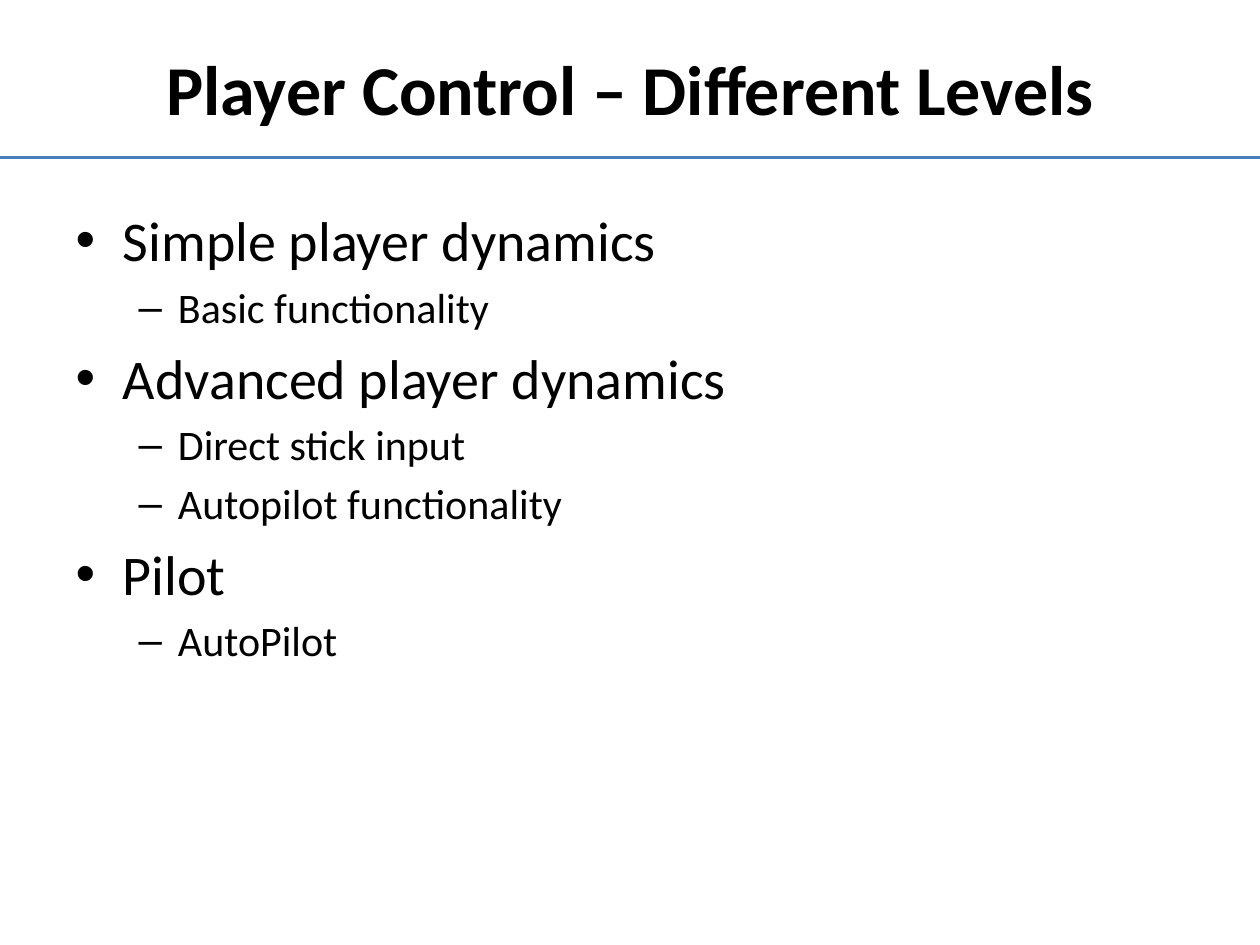
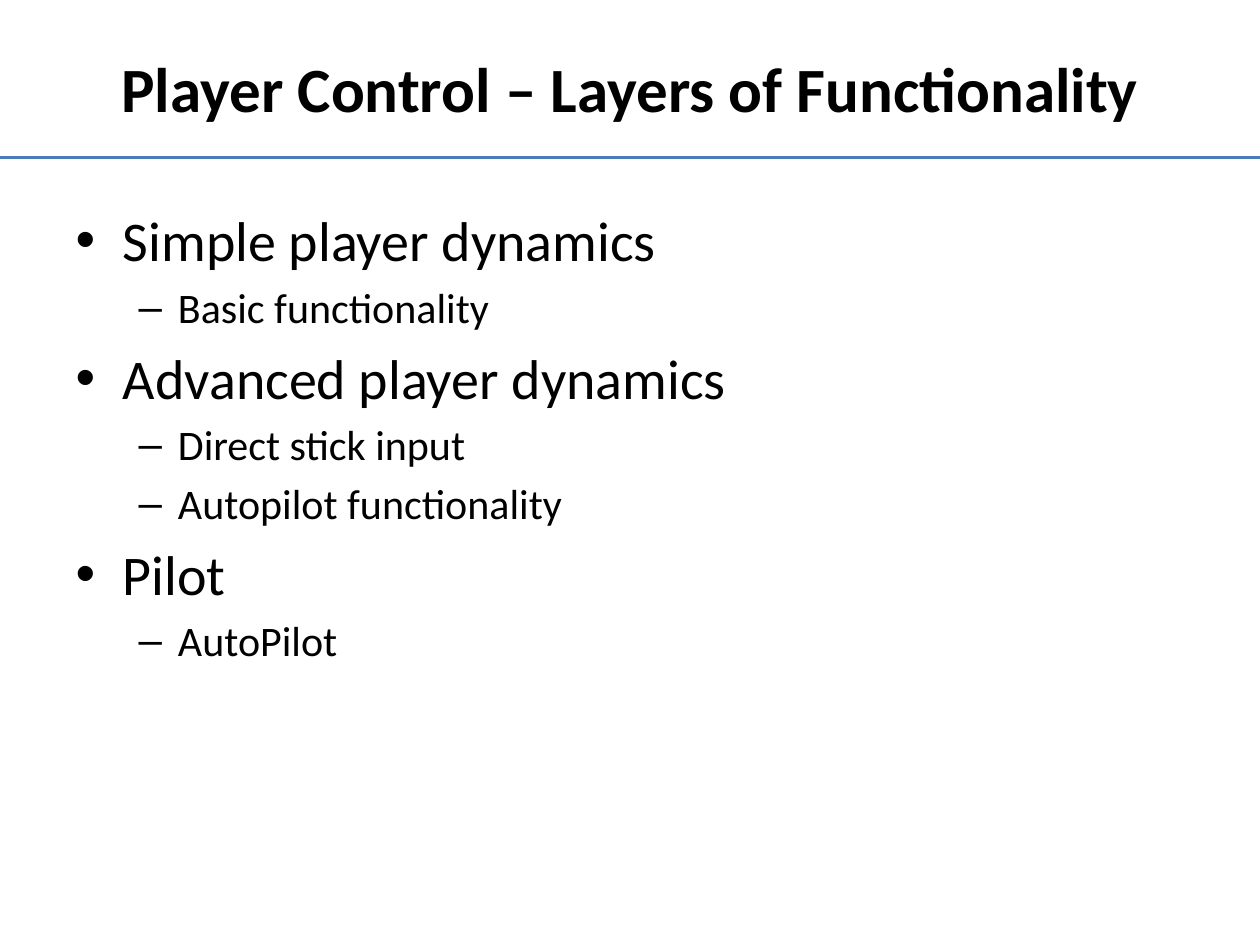
Before and after one commit to doughodson/OpenEaagles, a slide deck: slide 2 of doc/player-agent.pptx. Drawn at 1260x945 pixels with LibreOffice and Linux fonts; fonts in the diff are those of the drawing. Boxes give left, top, right and bottom in pixels: in the first picture for what was removed or moved away, otherwise in the second. Text is boxed around its words. In the diff, an @@ line names an element or a change of style, - is before the commit and + after.

```diff
--- a/doc/player-agent.pptx
+++ b/doc/player-agent.pptx
@@ title at (121,67,1138,122): text changed; size 40 to 36 pt @@
-Player Control – Different Levels
+Player Control – Layers of Functionality
```
Also in this commit, not shown: 4 other slides changed, 1 slide added.
